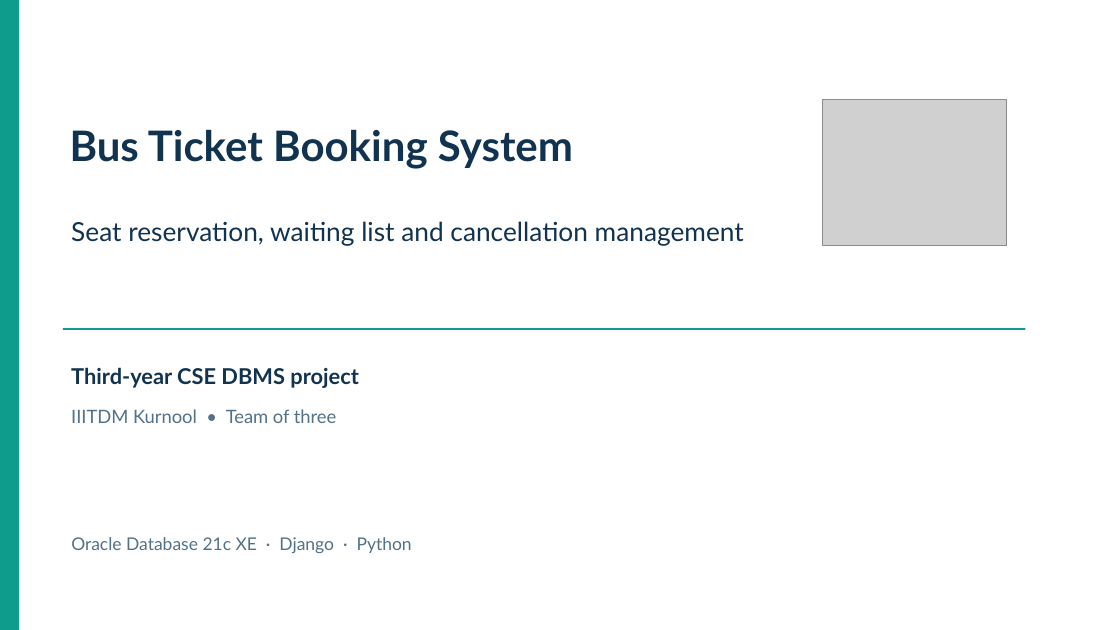
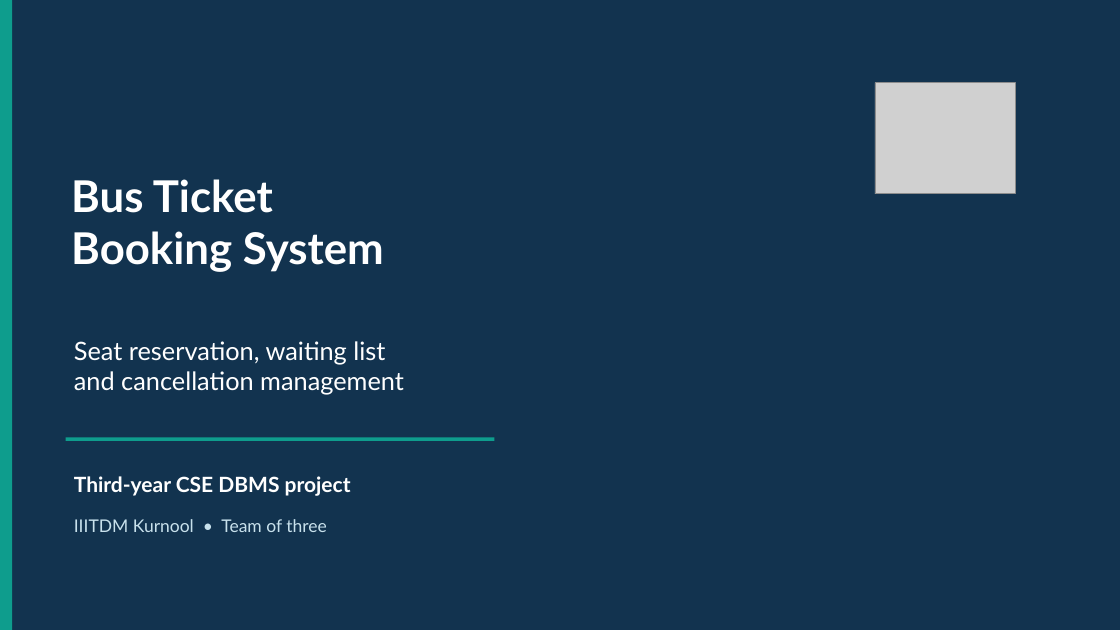
Before and after one commit to karthik-goud227/bus-ticket-booking-system, a slide deck: slide 1 of docs/BusBook_DBMS_Presentation.pptx. Drawn at 1120x630 pixels with LibreOffice and Linux fonts; fonts in the diff are those of the drawing; grey boxes stand for pictures. Boxes give left, top, right and bottom in pixels: in the first picture for what was removed or moved away, otherwise in the second. Text is boxed around its words. In the diff, an @@ line names an element or a change of style, - is before the commit and + after.

Commit message:
Refine DBMS presentation design

```diff
--- a/docs/BusBook_DBMS_Presentation.pptx
+++ b/docs/BusBook_DBMS_Presentation.pptx
@@ background #FFFFFF to #12334F @@
@@ rectangle: place and size @@
-rectangle at <box>0,0,19,630</box>
+rectangle at <box>0,0,13,630</box>
@@ picture: place and size @@
-picture at <box>823,99,1007,245</box>
+picture at <box>875,82,1016,193</box>
@@ text at <box>71,179,384,272</box>: text changed; size 36 to 37.5 pt; text colour #12334F to #FFFFFF @@
-Bus Ticket Booking System
+Bus Ticket
+Booking System
@@ text at <box>74,341,404,395</box>: text changed; size 22.5 to 21.8 pt; text colour #12334F to #FFFFFF @@
-Seat reservation, waiting list and cancellation management
+Seat reservation, waiting list
+and cancellation management
@@ rectangle: place and size @@
-rectangle at <box>63,329,1026,330</box>
+rectangle at <box>66,438,494,441</box>
@@ text "Third-year CSE DBMS project": place and size @@
-text "Third-year CSE DBMS project" at <box>71,367,359,388</box>
+text "Third-year CSE DBMS project" at <box>74,476,351,496</box>
@@ text "Third-year CSE DBMS project" at <box>74,476,351,496</box>: size 18.8 to 18 pt, text colour #12334F to #FFFFFF @@
@@ text "IIITDM Kurnool • Team of ...": place and size @@
-text "IIITDM Kurnool • Team of ..." at <box>71,409,336,423</box>
+text "IIITDM Kurnool • Team of ..." at <box>74,519,326,532</box>
@@ text "IIITDM Kurnool • Team of ..." at <box>74,519,326,532</box>: size 15.8 to 15 pt, text colour #537188 to #C8E1EC @@
@@ text removed at <box>71,537,412,553</box> @@
-Oracle Database 21c XE · Django · Python
```
Also in this commit, not shown: 13 other slides changed.
